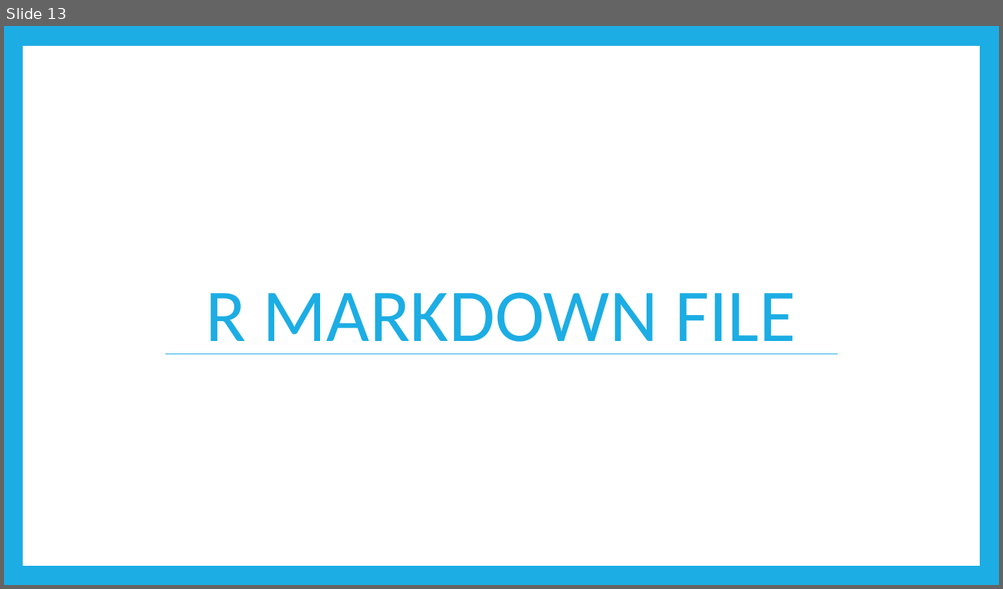
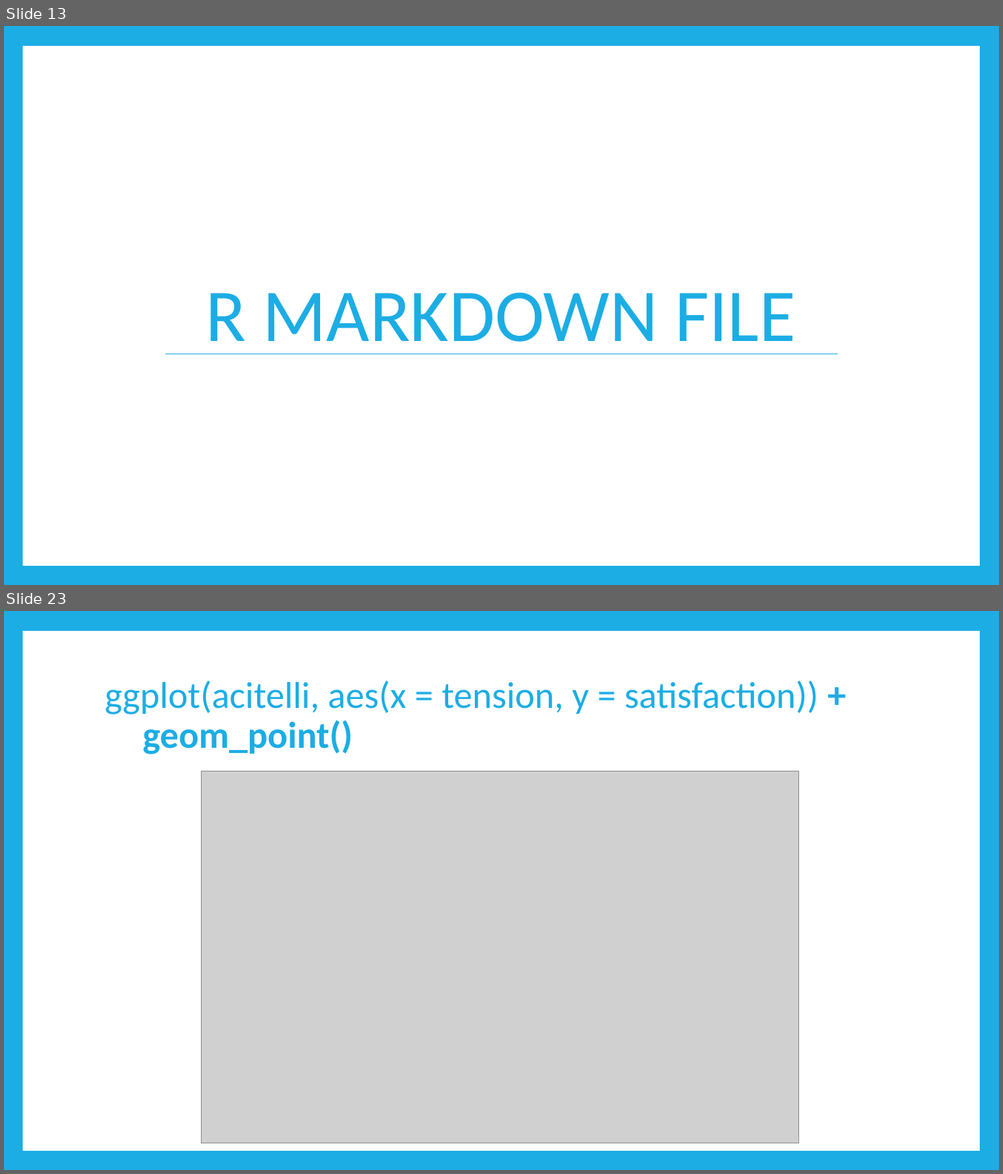
Before and after one commit to RandiLGarcia/smith-r-workshop, a slide deck: docs/Day 1 Slides.pptx. Shown one above the other, each under a label of ours: slide 13 before the commit, slides 13 and 23 after it; the slides between them are not shown. The pictures are 1003x589 and 1003x1174 pixels, drawn with LibreOffice and Linux fonts; fonts in the diff are those of the drawing; grey boxes stand for pictures. Boxes give left, top, right and bottom in pixels: in the first picture for what was removed or moved away, otherwise in the second. Text is boxed around its words. In the diff, an @@ line names an element or a change of style, - is before the commit and + after.

Commit message:
ggplot rmd and slides

```diff
--- a/docs/Day 1 Slides.pptx
+++ b/docs/Day 1 Slides.pptx
@@ slide 23 added at <box>4,611,999,1170</box>, background #1CADE4; not listed: 1 template element that a slide beside it also shows @@
@@ title added at <box>105,681,818,755</box>, 36 pt, text #1CADE4 @@
+ggplot(acitelli, aes(x = tension, y = satisfaction)) + geom_point()
@@ picture added at <box>202,772,799,1144</box> @@
```
Also in this commit, not shown: 2 slides changed, 11 other slides added, 7 other files.
